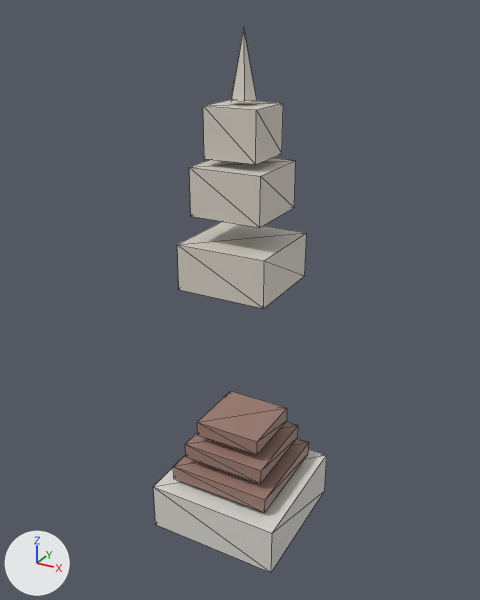
The glTF model public/studio/v2.15.0/d_seokgatap/model.glb as it was, and as the next commit left it.
Both versions are drawn from a camera (50 mm lens) standing at (4.45, -8.2, 8.09) and looking at (-0.06, 0.0, 3.99). Every picture has the same lights, and +X, +Y and +Z are marked at lower left. The older version comes first. Mesh edges are drawn as thin lines. Where no turn or scale is listed for an object, it has been applied to the vertices.

Names of what the first picture shows: 'part0', 'part1', 'part2', 'part3', 'part4', 'part5', 'part6', 'part7'.
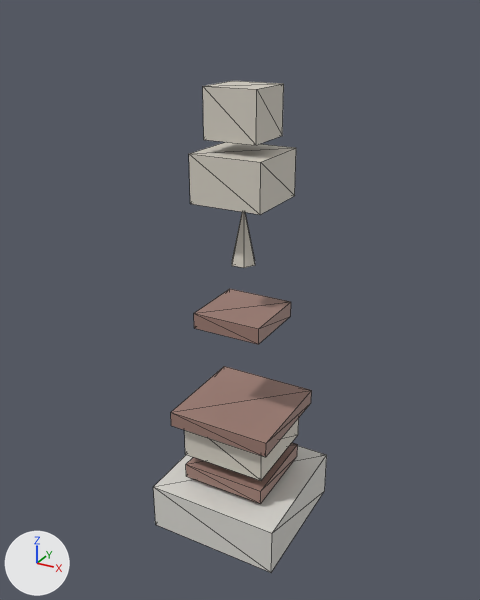
Where the change shows, as pixel boxes [x1, y1, x2, y2] in the pictures (480 x 600 px):
'part2', moved: before [173, 438, 309, 512]; after [171, 366, 312, 457]
'part1', moved: before [177, 222, 306, 309]; after [185, 418, 299, 481]
'part3', moved: before [189, 158, 296, 228]; after [189, 142, 296, 215]
'part6', moved: before [197, 391, 287, 455]; after [194, 289, 291, 344]
'part5', moved: before [203, 100, 283, 165]; after [203, 81, 284, 145]
'part4', moved: before [185, 422, 298, 483]; after [186, 443, 298, 504]
'part7', moved: before [231, 30, 257, 101]; after [232, 212, 255, 268]

The edits, one by one:
me_geometry_1 is used by ob_part1; location (0.0, 0.0, 0.0).
me_geometry_1 had 8 vertices, 12 faces and spanned x -0.7..0.7, y -0.7..0.7, z 4.286..4.986.
me_geometry_1 now has 8 vertices, 12 faces and spans x -0.7..0.7, y -0.7..0.7, z 1.345..2.045.
me_geometry_1 part 1: the whole mesh is moved by (0.0, 0.0, -2.941).
me_geometry_2 is used by ob_part2; location (0.0, 0.0, 0.0).
me_geometry_2 had 8 vertices, 12 faces and spanned x -0.85..0.85, y -0.85..0.85, z 0.89..1.14.
me_geometry_2 now has 8 vertices, 12 faces and spans x -0.85..0.85, y -0.85..0.85, z 1.95..2.2.
me_geometry_2 part 2: the whole mesh is moved by (0.0, 0.0, 1.05).
me_geometry_3 is used by ob_part3; location (0.0, 0.0, 0.0).
me_geometry_3 had 8 vertices, 12 faces and spanned x -0.55..0.55, y -0.55..0.55, z 5.386..6.086.
me_geometry_3 now has 8 vertices, 12 faces and spans x -0.55..0.55, y -0.55..0.55, z 5.567..6.267.
me_geometry_3 part 3: the whole mesh is moved by (0.0, 0.0, 0.181).
me_geometry_4 is used by ob_part4; location (0.0, 0.0, 0.0).
me_geometry_4 had 8 vertices, 12 faces and spanned x -0.7..0.7, y -0.7..0.7, z 1.288..1.538.
me_geometry_4 now has 8 vertices, 12 faces and spans x -0.7..0.7, y -0.7..0.7, z 0.889..1.139.
me_geometry_4 part 4: the whole mesh is moved by (0.0, 0.0, -0.398).
me_geometry_5 is used by ob_part5; location (0.0, 0.0, 0.0).
me_geometry_5 had 8 vertices, 12 faces and spanned x -0.4..0.4, y -0.4..0.4, z 6.191..6.891.
me_geometry_5 now has 8 vertices, 12 faces and spans x -0.4..0.4, y -0.4..0.4, z 6.444..7.144.
me_geometry_5 part 5: the whole mesh is moved by (0.0, 0.0, 0.253).
me_geometry_6 is used by ob_part6; location (0.0, 0.0, 0.0).
me_geometry_6 had 8 vertices, 12 faces and spanned x -0.55..0.55, y -0.55..0.55, z 1.68..1.93.
me_geometry_6 now has 8 vertices, 12 faces and spans x -0.55..0.55, y -0.55..0.55, z 3.625..3.875.
me_geometry_6 part 6: the whole mesh is moved by (0.0, 0.0, 1.945).
me_geometry_7 is used by ob_part7; location (0.0, 0.0, 0.0).
me_geometry_7 had 8 vertices, 12 faces and spanned x -0.2..0.2, y -0.173..0.173, z 6.957..7.857.
me_geometry_7 now has 8 vertices, 12 faces and spans x -0.2..0.2, y -0.173..0.173, z 4.6..5.5.
me_geometry_7 part 7: the whole mesh is moved by (0.0, 0.0, -2.357).
